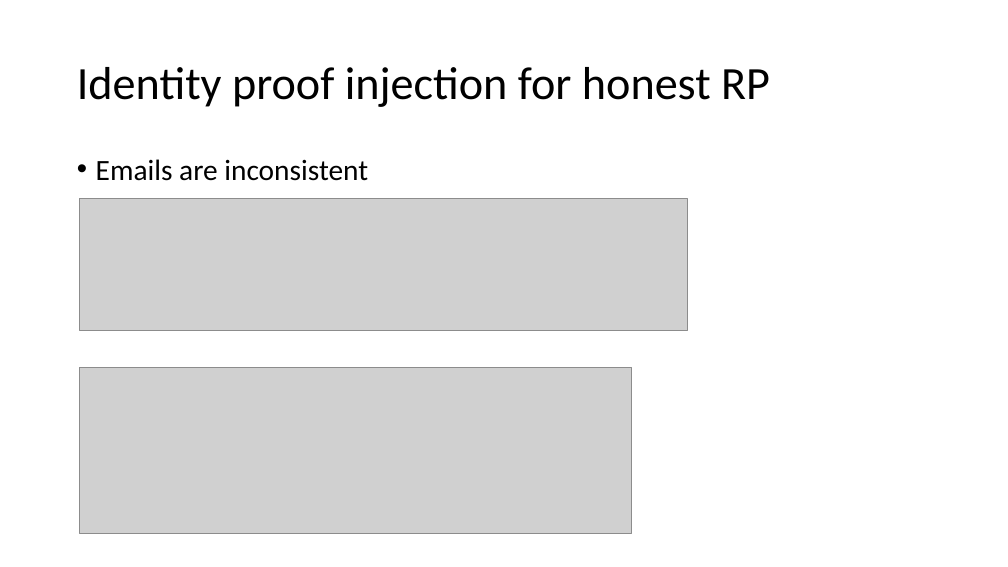
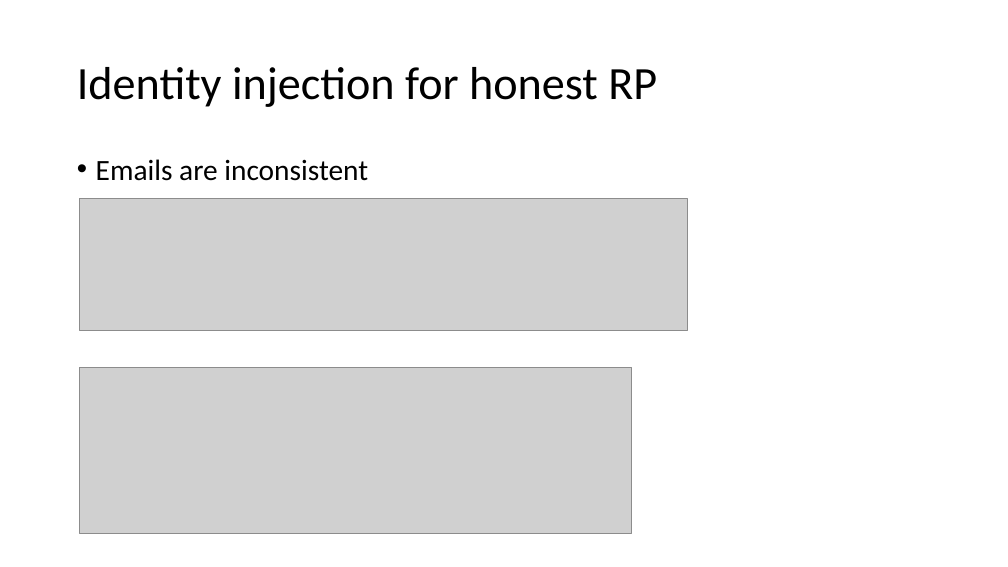
Before and after one commit to cqguo/OIDC-latex, a slide deck: slide 6 of documents/SPRESSO vulnerabilities.pptx. Drawn at 1008x567 pixels with LibreOffice and Linux fonts; fonts in the diff are those of the drawing; grey boxes stand for pictures. Boxes give left, top, right and bottom in pixels: in the first picture for what was removed or moved away, otherwise in the second. Text is boxed around its words. In the diff, an @@ line names an element or a change of style, - is before the commit and + after.

```diff
--- a/documents/SPRESSO vulnerabilities.pptx
+++ b/documents/SPRESSO vulnerabilities.pptx
@@ title at bbox=[77, 67, 657, 107]: text changed @@
-Identity proof injection for honest RP
+Identity injection for honest RP
```
Also in this commit, not shown: 3 other slides changed, 1 slide added, 1 slide removed, 5 other files.
